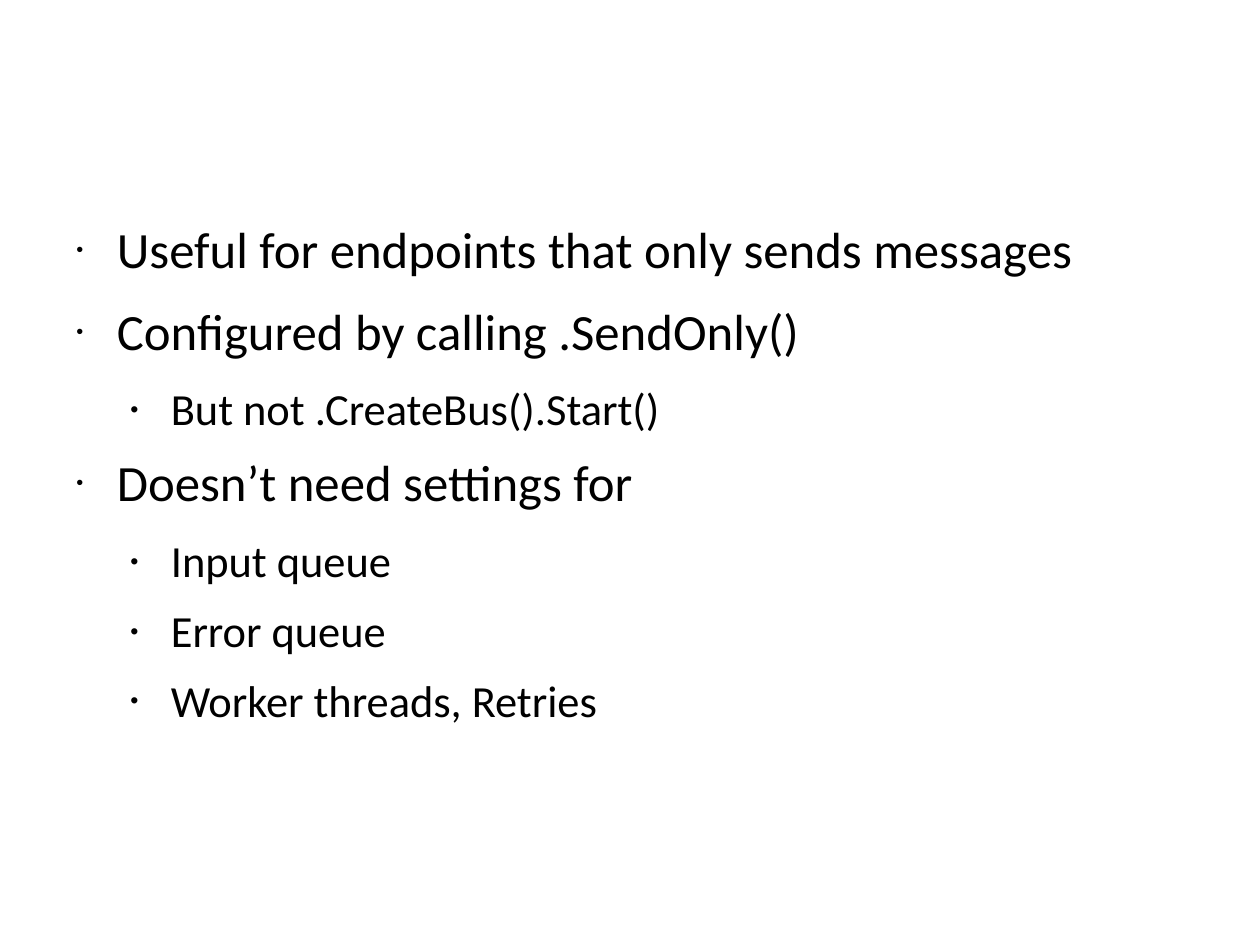
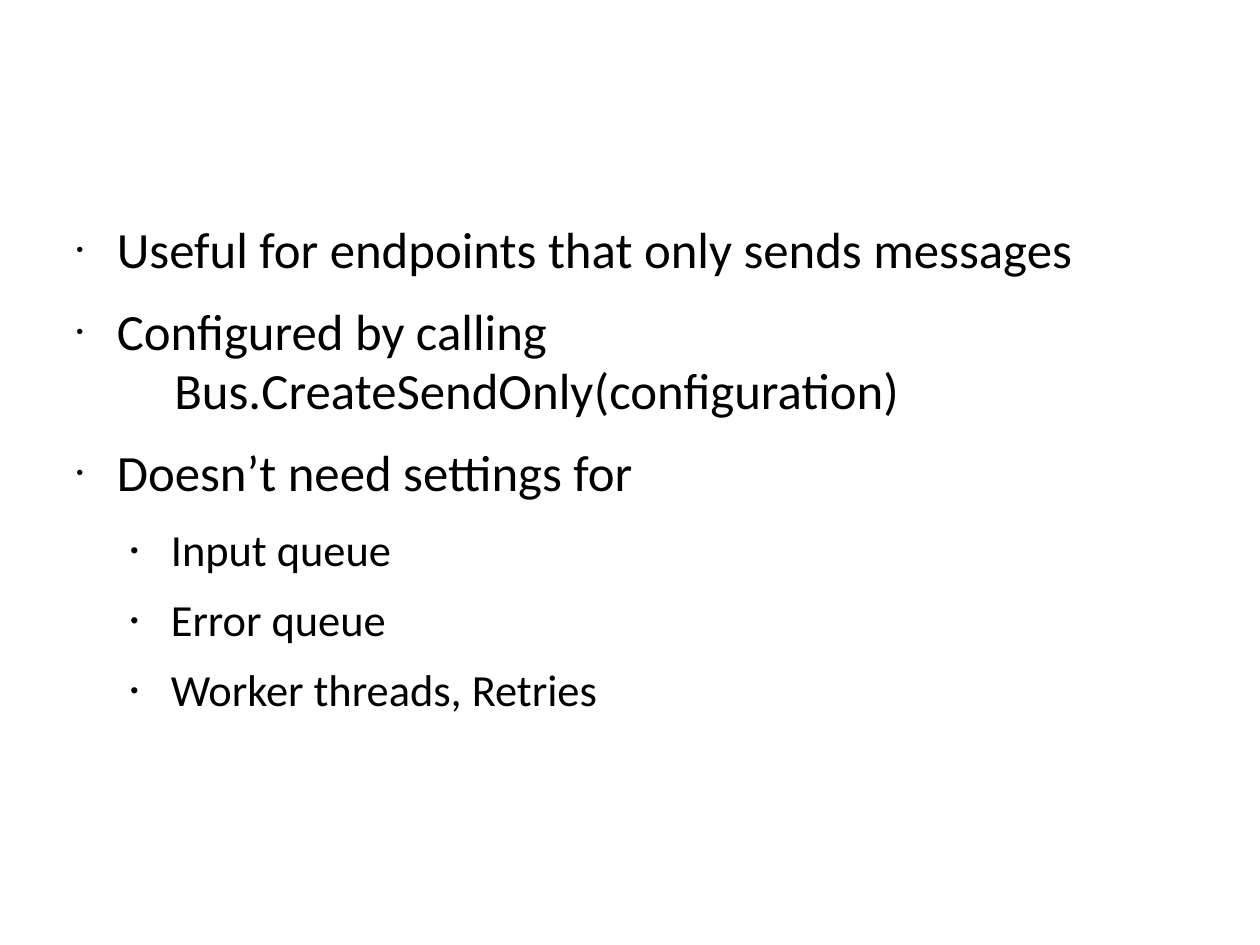
Before and after one commit to Particular/Course.Slides, a slide deck: slide 70 of EnterpriseDevelopmentWithNServiceBus.pptx. Drawn at 1260x945 pixels with LibreOffice and Linux fonts; fonts in the diff are those of the drawing; background and template pictures are left out. Boxes give left, top, right and bottom in pixels: in the first picture for what was removed or moved away, otherwise in the second. Text is boxed around its words. In the diff, an @@ line names an element or a change of style, - is before the commit and + after.

```diff
--- a/EnterpriseDevelopmentWithNServiceBus.pptx
+++ b/EnterpriseDevelopmentWithNServiceBus.pptx
@@ text at <box>117,314,898,418</box>: text changed @@
-• Configured by calling .SendOnly()
-  • But not .CreateBus().Start()
+• Configured by calling
+  Bus.CreateSendOnly(configuration)
```
Also in this commit, not shown: 8 other slides changed, 1 other file.
